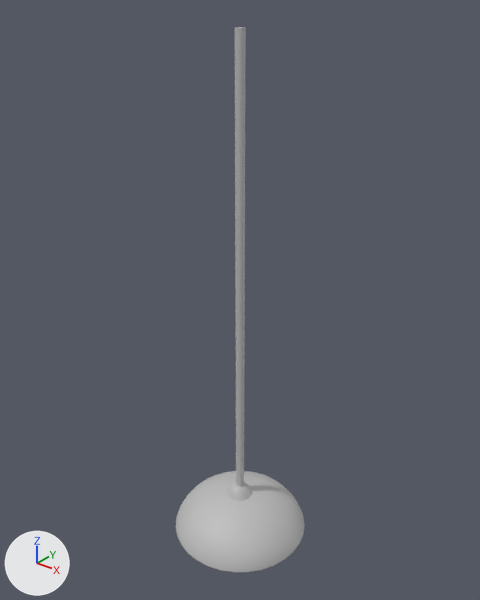
The FBX model Assets/Resources/Decoration/HangLamp/SM_Hanglamp.fbx as it was, and as the next commit left it.
Camera for both pictures: a 50 mm camera at (0.901, -1.126, 1.425) aimed at (-0.012, 0.015, 0.718). The lights are fixed; the arrows at lower left show +X, +Y and +Z. Where no turn or scale is listed for an object, it has been applied to the vertices.

Script lines for the objects in view, before the commit:
```python
mat_phong1 = principled_material('phong1')
mat_phong1.base_color = (0.5, 0.5, 0.5)  # grey #bcbcbc
mat_phong1.roughness = 0.553
me_sm_hanglamp = bpy.data.meshes.new('SM_HangLamp')
me_sm_hanglamp.from_pydata(...)  # 781 vertices, 1546 faces; spans x -0.184..0.184, y -0.184..0.184, z 0.023..1.334
me_sm_hanglamp.materials.append(mat_phong1)  # grey #bcbcbc
ob_sm_hanglamp = bpy.data.objects.new('SM_HangLamp', me_sm_hanglamp)
ob_sm_hanglamp.location = (0.0, 0.0, 0.0)
```
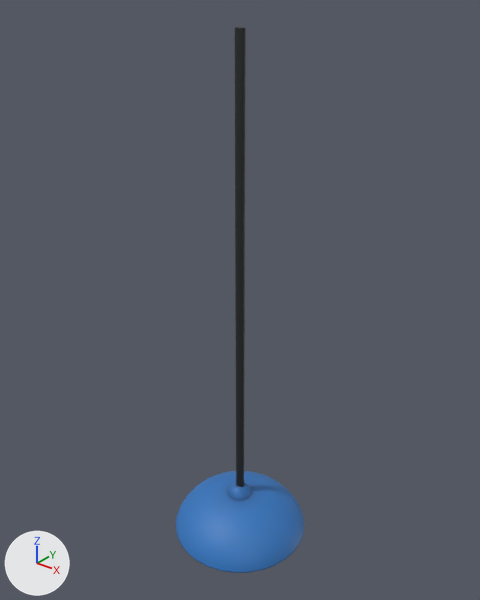
Edits to the bpy script that builds the scene:
```text
Add img_sm_hanglamp_phong1_basecolor_png:
    img_sm_hanglamp_phong1_basecolor_png = load_image('SM_HangLamp_phong1_BaseColor.png', 'SM_HangLamp_phong1_BaseColor.png', 1024, 1024, 'sRGB')
Change mat_phong1:
    remove mat_phong1.base_color = (0.5, 0.5, 0.5)  # grey #bcbcbc
    add mat_phong1.texture = img_sm_hanglamp_phong1_basecolor_png
```

Boxes (x1, y1, x2, y2) around the edits, measured in the pictures (480 x 600 px):
'SM_HangLamp', surface changed: (175, 27, 305, 573) in both
